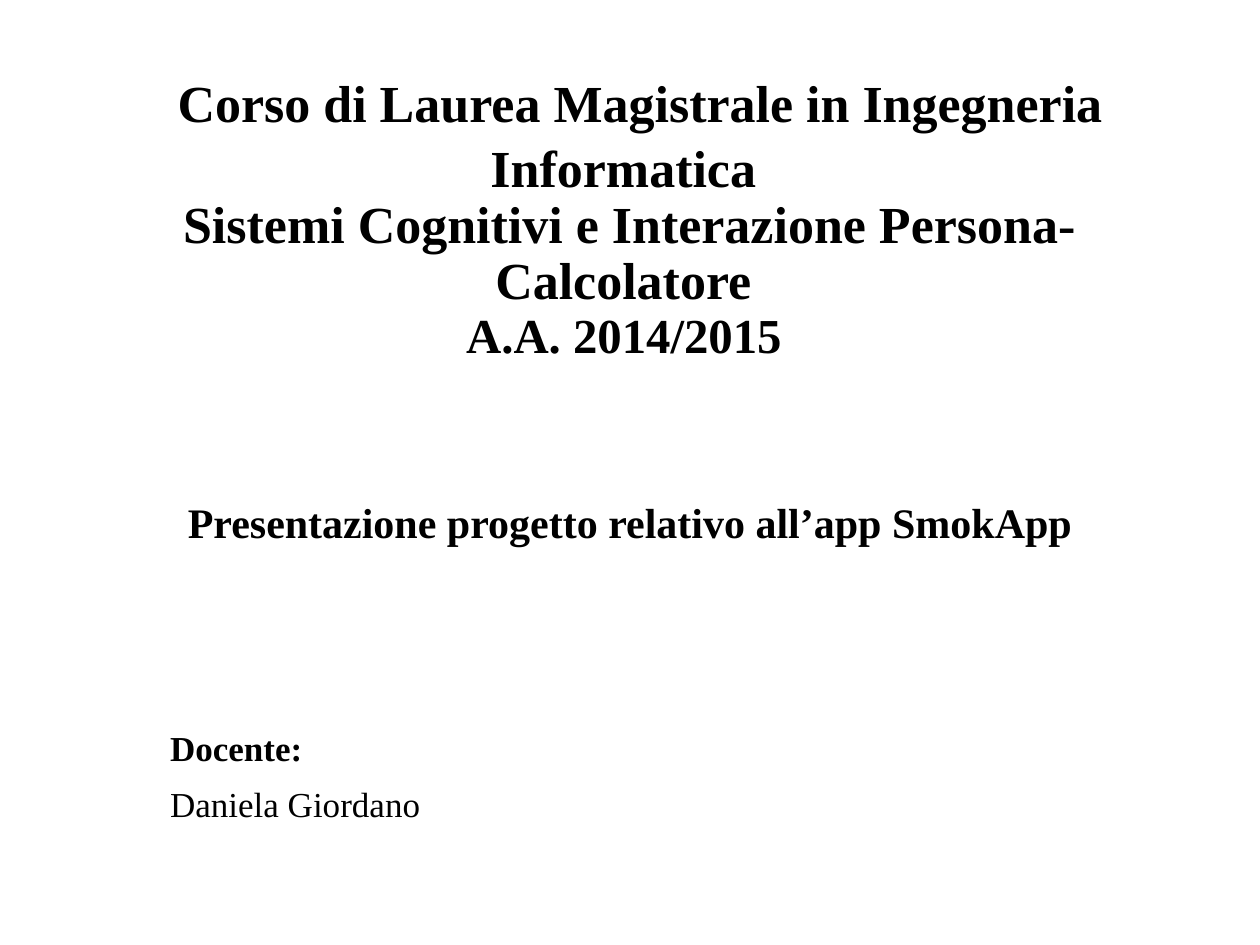
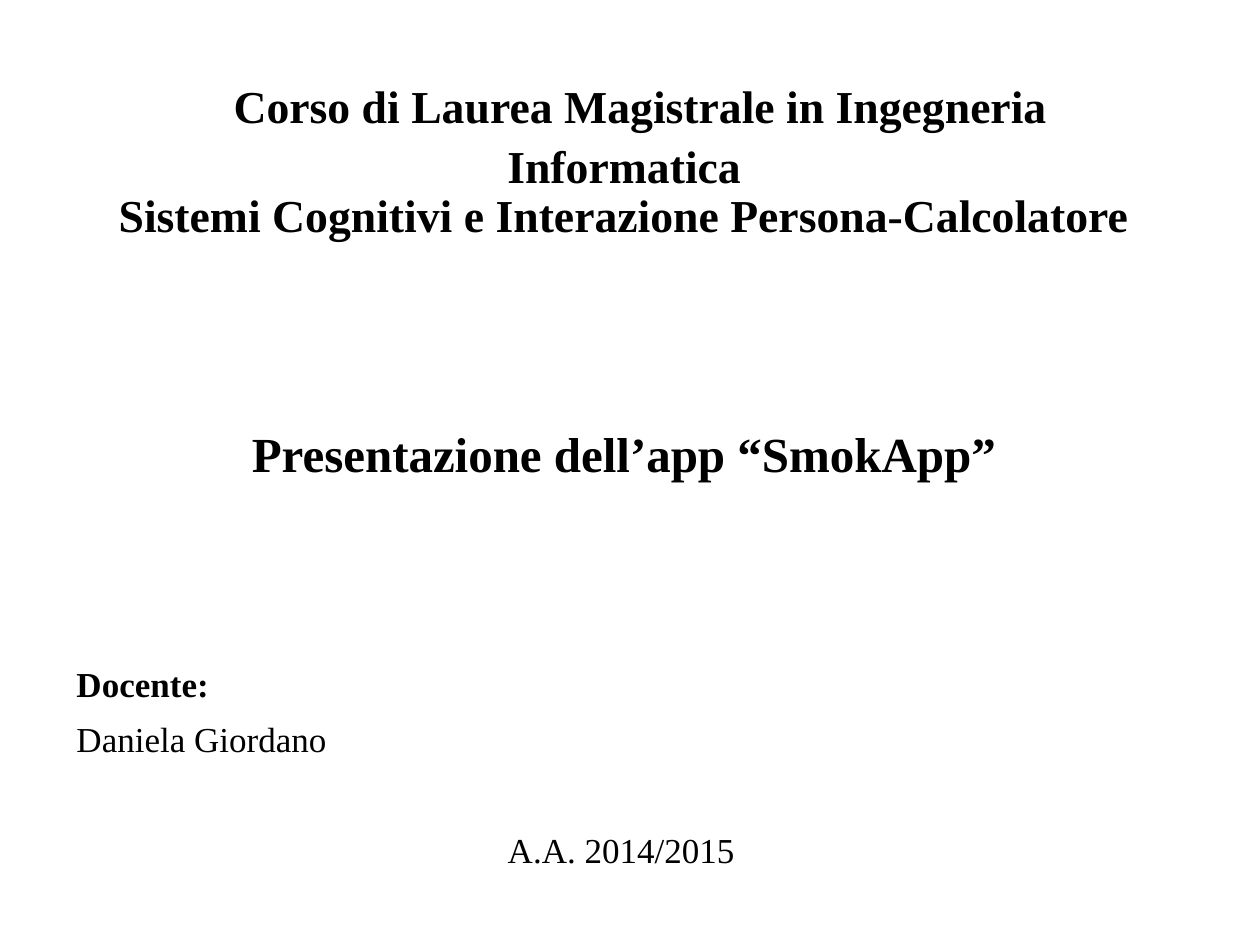
Before and after one commit to giusmastro91/Cognitive-systems, a slide deck: slide 1 of Prova_6/Leone_Mastrosimone_PresentazioneProgetto.pptx. Drawn at 1260x945 pixels with LibreOffice and Linux fonts; fonts in the diff are those of the drawing. Boxes give left, top, right and bottom in pixels: in the first picture for what was removed or moved away, otherwise in the second. Text is boxed around its words. In the diff, an @@ line names an element or a change of style, - is before the commit and + after.

```diff
--- a/Prova_6/Leone_Mastrosimone_PresentazioneProgetto.pptx
+++ b/Prova_6/Leone_Mastrosimone_PresentazioneProgetto.pptx
@@ title at [119, 91, 1128, 242]: text changed; size 29.7 to 26.1 pt @@
-Corso di Laurea Magistrale in Ingegneria Informatica
-Sistemi Cognitivi e Interazione Persona-Calcolatore
-A.A. 2014/2015
+Corso di Laurea Magistrale in Ingegneria Informatica
+Sistemi Cognitivi e Interazione Persona-Calcolatore
@@ subtitle "Presentazione dell’app “SmokApp”": place and size @@
-subtitle "Presentazione dell’app “SmokApp”" at [170, 509, 1072, 818]
+subtitle "Presentazione dell’app “SmokApp”" at [76, 438, 995, 864]
@@ subtitle at [252, 438, 995, 482]: text changed; size 24 to 28 pt @@
-Presentazione progetto relativo all’app SmokApp
+Presentazione dell’app “SmokApp”
@@ subtitle at [508, 839, 735, 864]: paragraph added @@
+A.A. 2014/2015
```
Also in this commit, not shown: 3 other slides changed.
